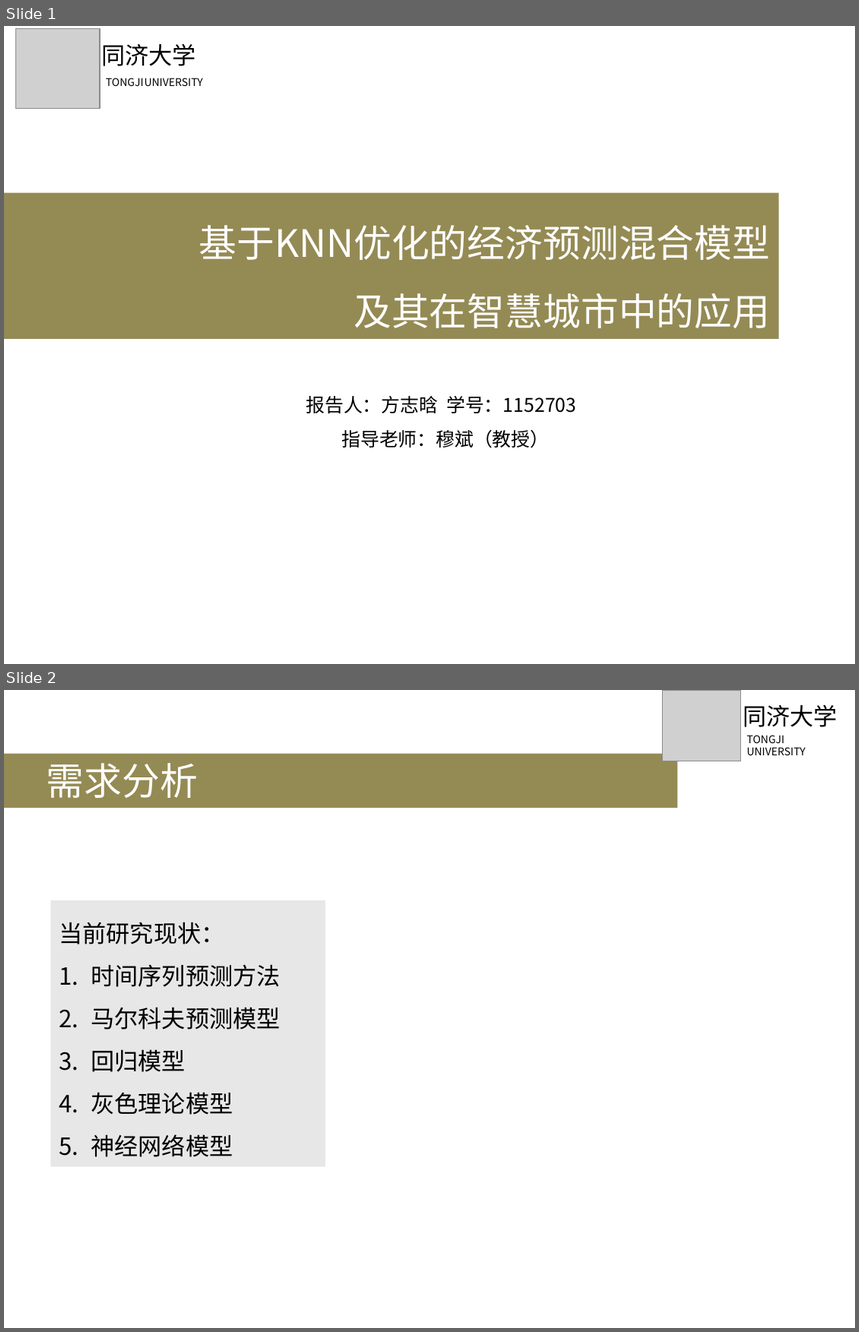
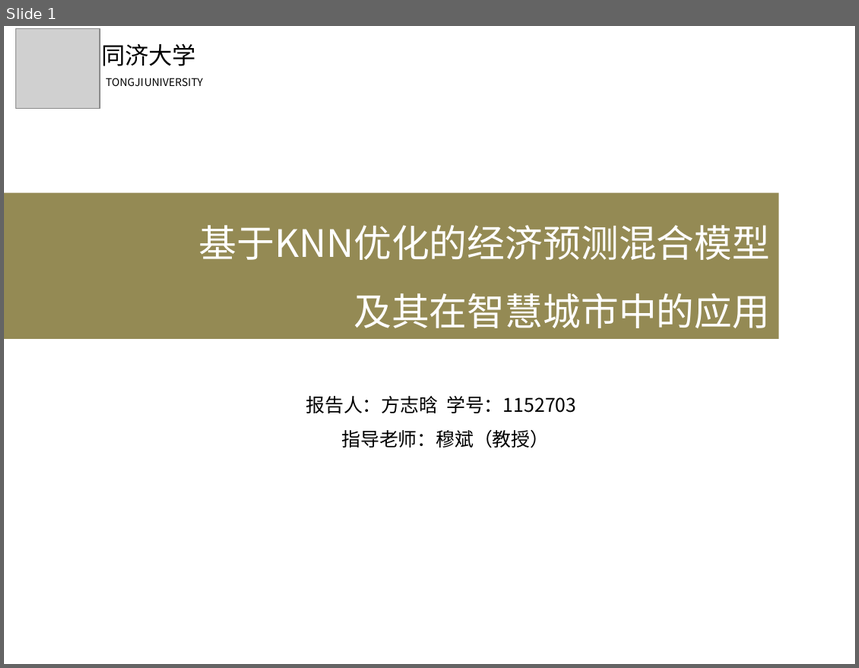
Before and after one commit to GrandDuelist/forecasting, a slide deck: paper/毕业答辩.pptx. Shown one above the other, each under a label of ours: slides 1 and 2 before the commit, slide 1 after it. The pictures are 859x1332 and 859x668 pixels, drawn with LibreOffice and Linux fonts; fonts in the diff are those of the drawing; grey boxes stand for pictures. Boxes give left, top, right and bottom in pixels: in the first picture for what was removed or moved away, otherwise in the second. Text is boxed around its words. In the diff, an @@ line names an element or a change of style, - is before the commit and + after.

```diff
--- a/paper/毕业答辩.pptx
+++ b/paper/毕业答辩.pptx
@@ slide 2 removed at <box>4,690,855,1328</box>, background #FFFFFF @@
@@ picture removed at <box>663,690,741,761</box> @@
@@ text removed at <box>743,705,838,727</box> @@
-同济大学
@@ text removed at <box>747,735,806,755</box> @@
-TONGJI UNIVERSITY
@@ rectangle removed at <box>4,754,677,809</box> @@
-需求分析
@@ rectangle removed at <box>51,901,325,1167</box> @@
-当前研究现状：
-1. 时间序列预测方法
-2. 马尔科夫预测模型
-3. 回归模型
-4. 灰色理论模型
-5. 神经网络模型
```
Also in this commit, not shown: 5 slides changed, 6 slides added.
